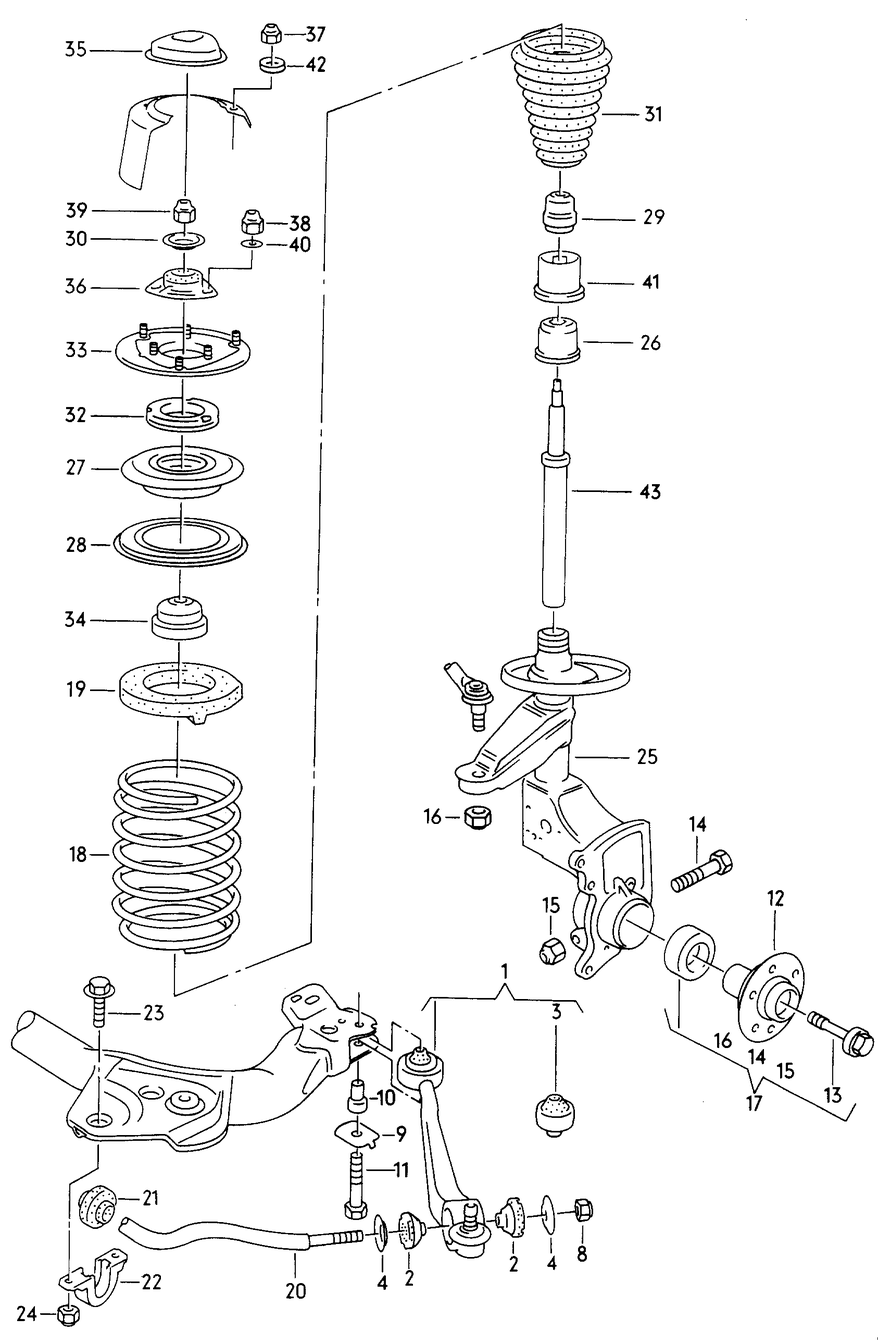
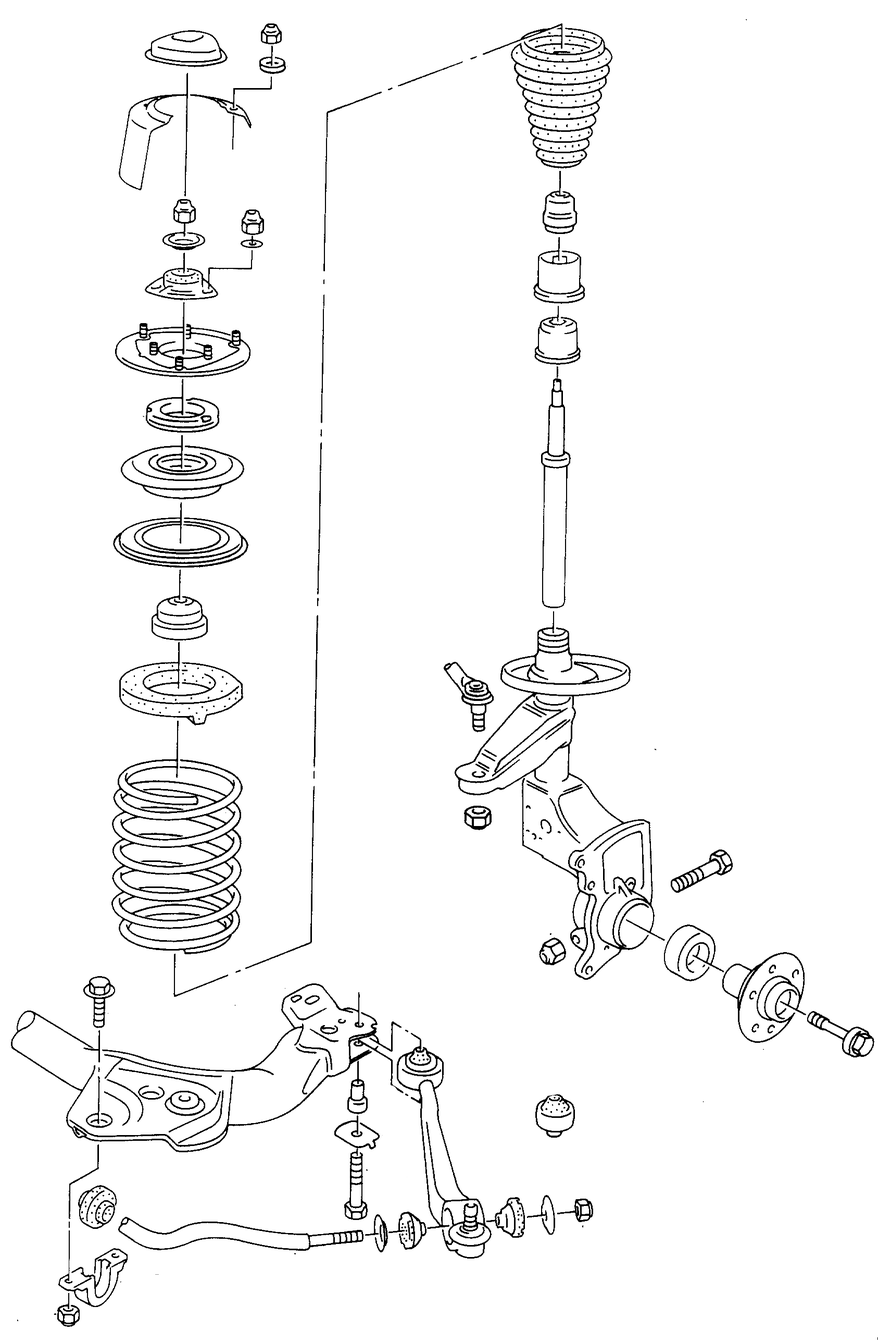
Revision of a layered 878 × 1343 image; what changed, layer by layer:
hid "Layer 2" over [17, 26, 857, 1321]
